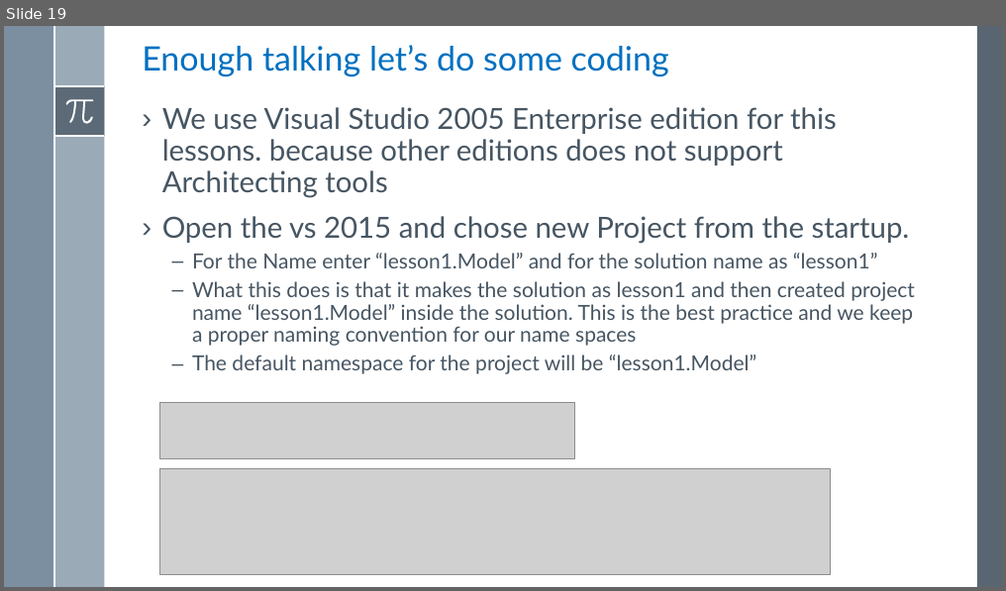
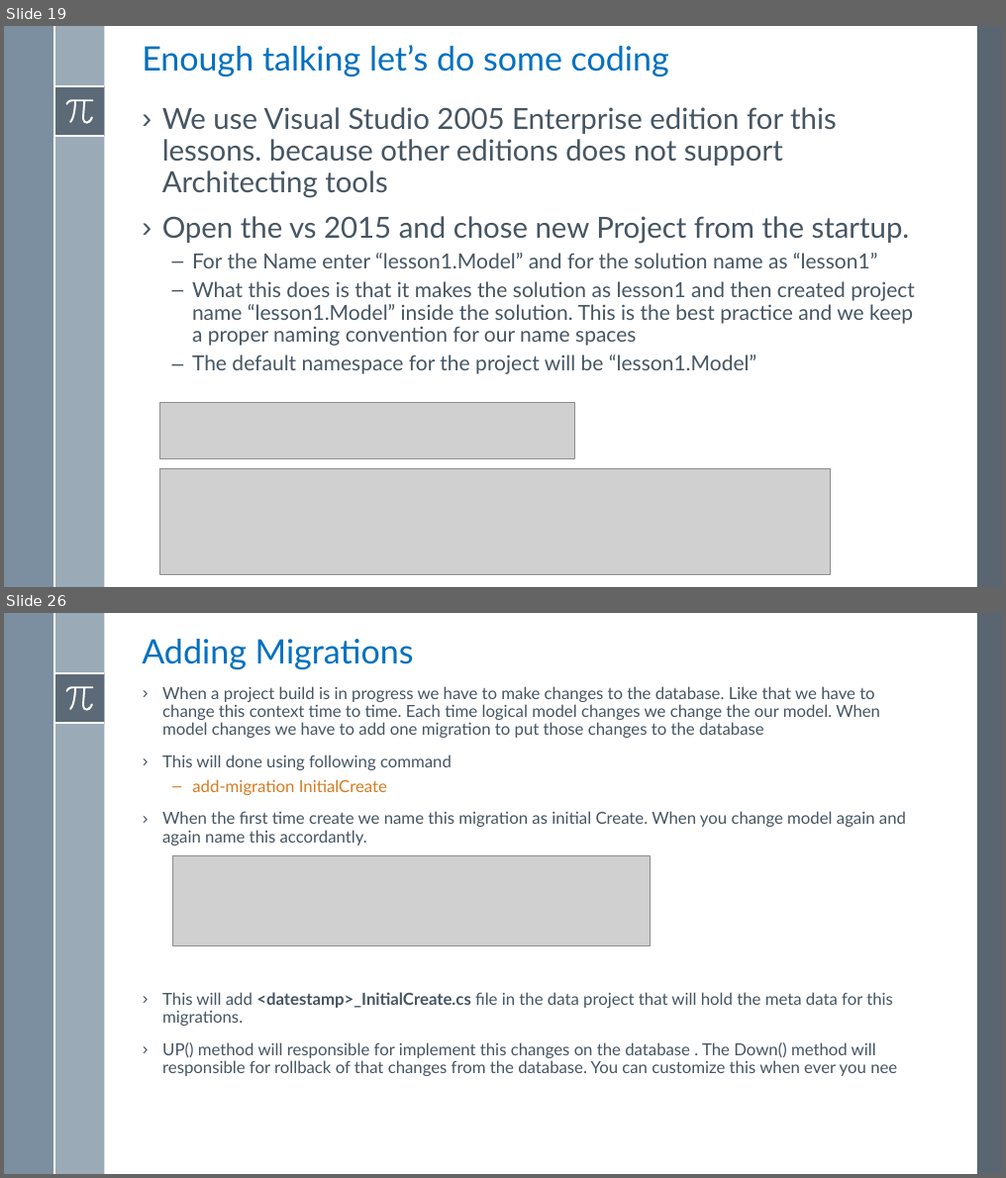
Before and after one commit to asachanxxx/WebApiTraning, a slide deck: Notes/Lesson 1/Lesson 1 - Implement First Bound Context Using Entity Framework.pptx. Shown one above the other, each under a label of ours: slide 19 before the commit, slides 19 and 26 after it; the slides between them are not shown. The pictures are 1006x591 and 1006x1178 pixels, drawn with LibreOffice and Linux fonts; fonts in the diff are those of the drawing; grey boxes stand for pictures. Boxes give left, top, right and bottom in pixels: in the first picture for what was removed or moved away, otherwise in the second. Text is boxed around its words. In the diff, an @@ line names an element or a change of style, - is before the commit and + after.

```diff
--- a/Notes/Lesson 1/Lesson 1 - Implement First Bound Context Using Entity Framework.pptx
+++ b/Notes/Lesson 1/Lesson 1 - Implement First Bound Context Using Entity Framework.pptx
@@ slide 26 added at box(4, 613, 1002, 1174), background #FFFFFF; not listed: 8 template elements that a slide beside it also shows @@
@@ title added at box(142, 639, 414, 670), 32.4 pt, text #0070C0 @@
+Adding Migrations
@@ text added at box(162, 686, 906, 1076), 16 pt, text #465562 @@
+› When a project build is in progress we have to make changes to the database. Like that we have to change this context time to time. Each time logical model changes we change the our model. When model changes we have to add one migration to put those changes to the database
+› This will done using following command
+  – add-migration InitialCreate
+› When the first time create we name this migration as initial Create. When you change model again and again name this accordantly.
+› This will add <datestamp>_InitialCreate.cs file in the data project that will hold the meta data for this migrations.
+› UP() method will responsible for implement this changes on the database . The Down() method will responsible for rollback of that changes from the database. You can customize this when ever you nee
@@ picture added at box(172, 857, 650, 947) @@
```
Also in this commit, not shown: 9 other slides added, 2 slides removed, 3 other files.
